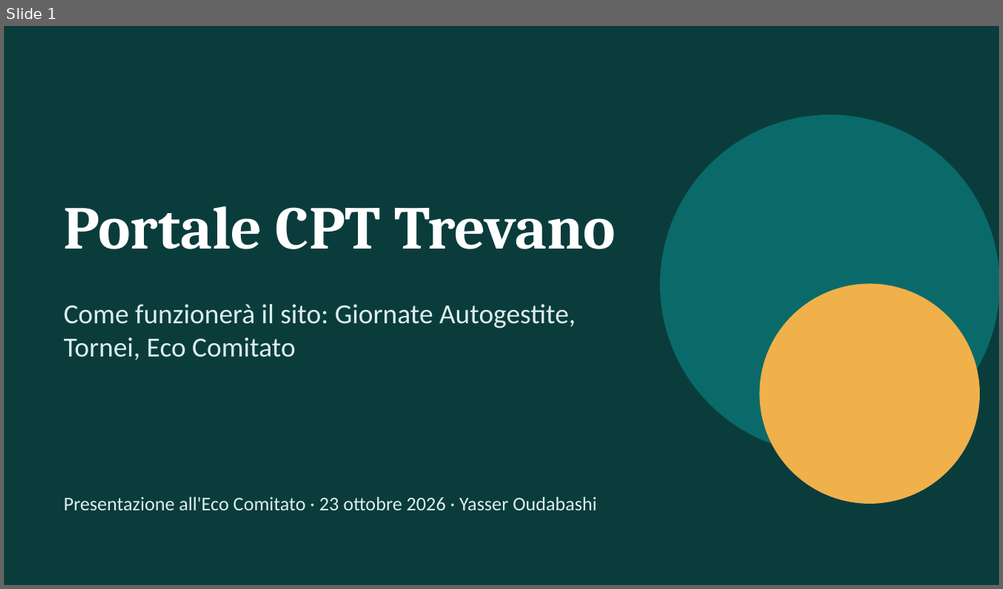
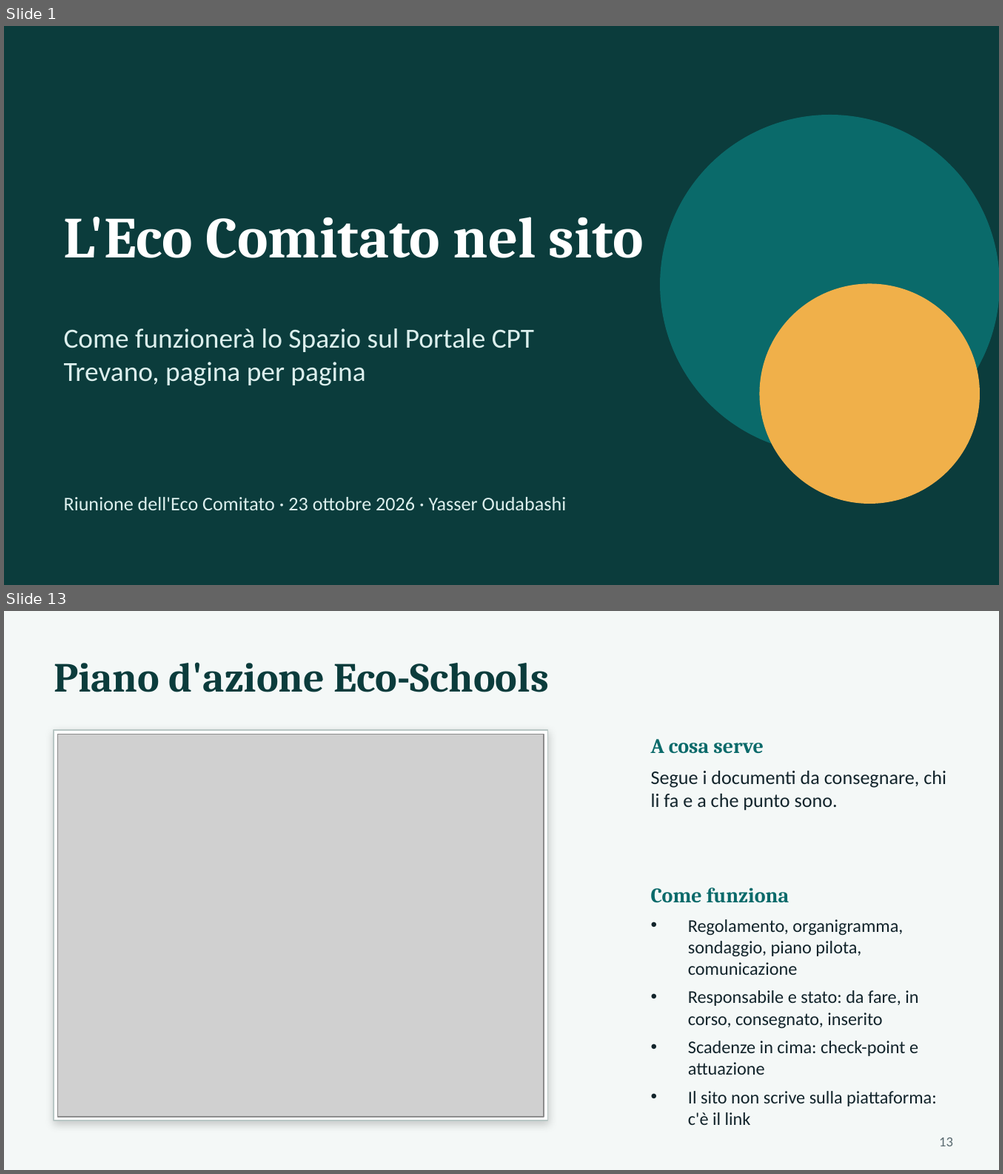
Before and after one commit to YasserOudabashi/CptSite, a slide deck: Presentazione/Presentazione_Sito_23-10-2026.pptx. Shown one above the other, each under a label of ours: slide 1 before the commit, slides 1 and 13 after it; the slides between them are not shown. The pictures are 1003x589 and 1003x1174 pixels, drawn with LibreOffice and Linux fonts; fonts in the diff are those of the drawing; grey boxes stand for pictures. Boxes give left, top, right and bottom in pixels: in the first picture for what was removed or moved away, otherwise in the second. Text is boxed around its words. In the diff, an @@ line names an element or a change of style, - is before the commit and + after.

```diff
--- a/Presentazione/Presentazione_Sito_23-10-2026.pptx
+++ b/Presentazione/Presentazione_Sito_23-10-2026.pptx
@@ slide 13 added at [4,611,999,1170], background #F4F8F7 @@
@@ text added at [54,662,549,692], 30 pt, text #0B3C3C, bold @@
+Piano d'azione Eco-Schools
@@ rectangle added at [54,730,548,1121], fill #FFFFFF, outline #B9C7C5 1 pt @@
@@ picture added at [58,735,544,1117] @@
@@ text added at [651,739,763,754], 15 pt, text #0A6A6A, bold @@
+A cosa serve
@@ text added at [651,771,946,811], 14 pt, text #12242B @@
+Segue i documenti da consegnare, chi li fa e a che punto sono.
@@ text added at [651,888,788,903], 15 pt, text #0A6A6A, bold @@
+Come funziona
@@ text added at [688,920,936,1125], 13 pt, text #12242B @@
+• Regolamento, organigramma, sondaggio, piano pilota, comunicazione
+• Responsabile e stato: da fare, in corso, consegnato, inserito
+• Scadenze in cima: check-point e attuazione
+• Il sito non scrive sulla piattaforma: c'è il link
@@ page number added at [939,1138,953,1147], 10 pt, text #58696F @@
+13
@@ slide 1 changed as well @@
@@ text at [64,217,643,258]: text changed; size 44 to 42 pt @@
-Portale CPT Trevano
+L'Eco Comitato nel sito
@@ text at [64,329,534,386]: text changed @@
-Come funzionerà il sito: Giornate Autogestite, Tornei, Eco Comitato
+Come funzionerà lo Spazio sul Portale CPT Trevano, pagina per pagina
@@ text at [64,497,566,511]: text changed @@
-Presentazione all'Eco Comitato · 23 ottobre 2026 · Yasser Oudabashi
+Riunione dell'Eco Comitato · 23 ottobre 2026 · Yasser Oudabashi
```
Also in this commit, not shown: 1 other slide changed, 12 other slides added, 10 slides removed, 1 other file.
